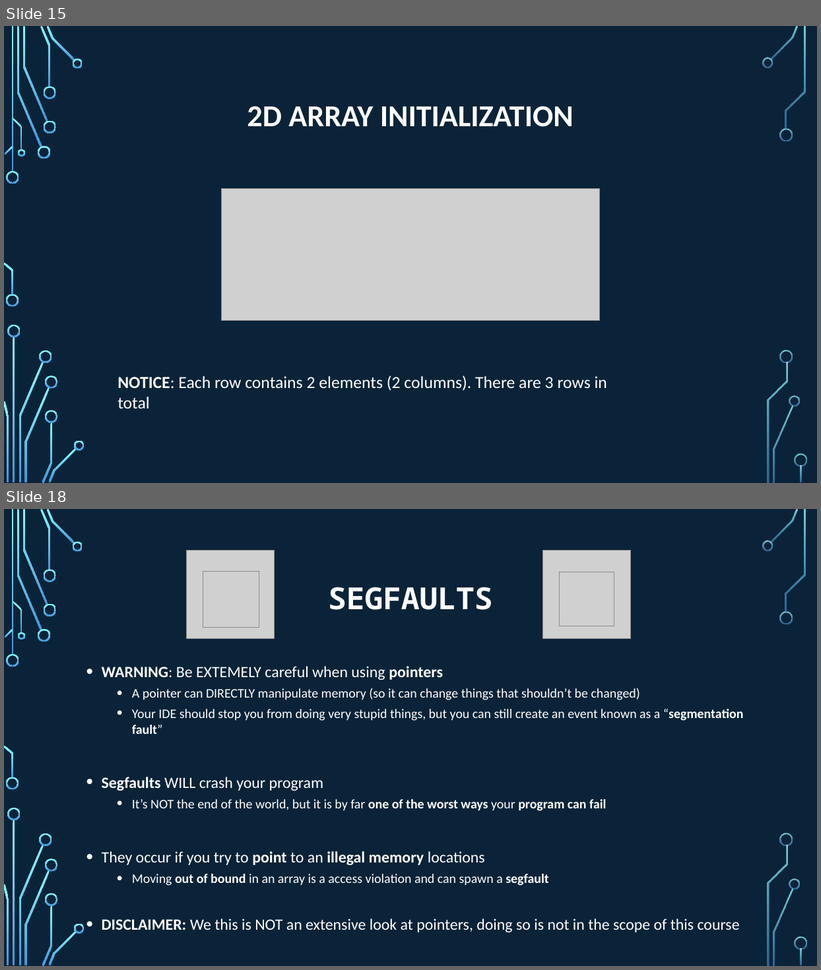
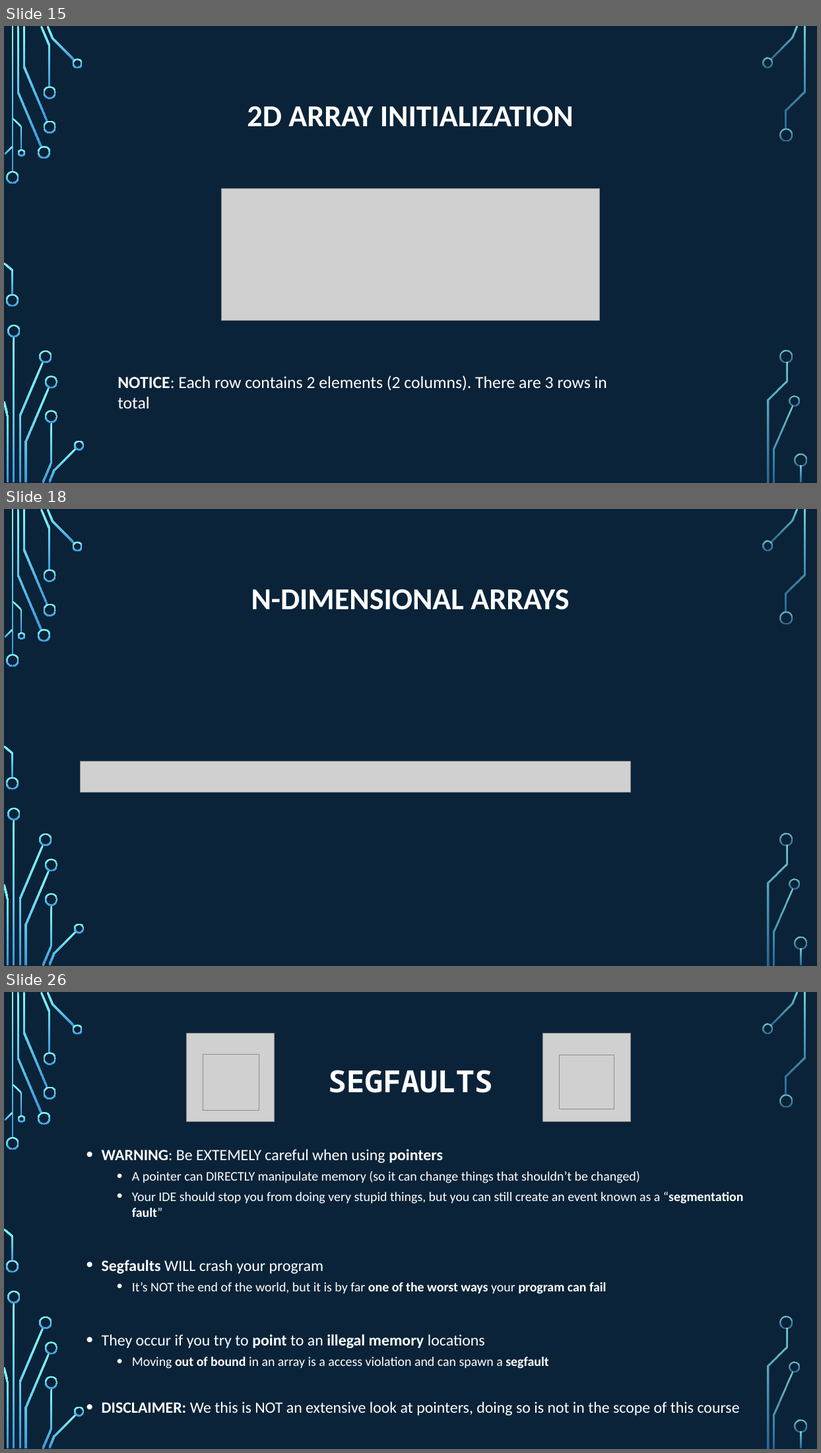
Before and after one commit to psypdt/ZIS_C-_Summer_Course_2019, a slide deck: Day_5/Day_5.pptx. Shown one above the other, each under a label of ours: slides 15 and 18 before the commit, slides 15, 18 and 26 after it; the slides between them are not shown. The pictures are 821x970 and 821x1453 pixels, drawn with LibreOffice and Linux fonts; fonts in the diff are those of the drawing; grey boxes stand for pictures; background and template pictures are left out. Boxes give left, top, right and bottom in pixels: in the first picture for what was removed or moved away, otherwise in the second. Text is boxed around its words. In the diff, an @@ line names an element or a change of style, - is before the commit and + after.

```diff
--- a/Day_5/Day_5.pptx
+++ b/Day_5/Day_5.pptx
@@ slide 18 added at bbox=[4, 509, 817, 966], background picture (left out); not listed: 36 template elements that a slide beside it also shows @@
@@ title added at bbox=[252, 589, 569, 610], 36 pt, text #FFFFFF, bold @@
+N-DIMENSIONAL ARRAYS
@@ picture added at bbox=[81, 762, 631, 793] @@
@@ what was slide 18 is now slide 26 @@
```
Also in this commit, not shown: 1 slide changed, 8 other slides added, 1 slide removed, 1 other file.
